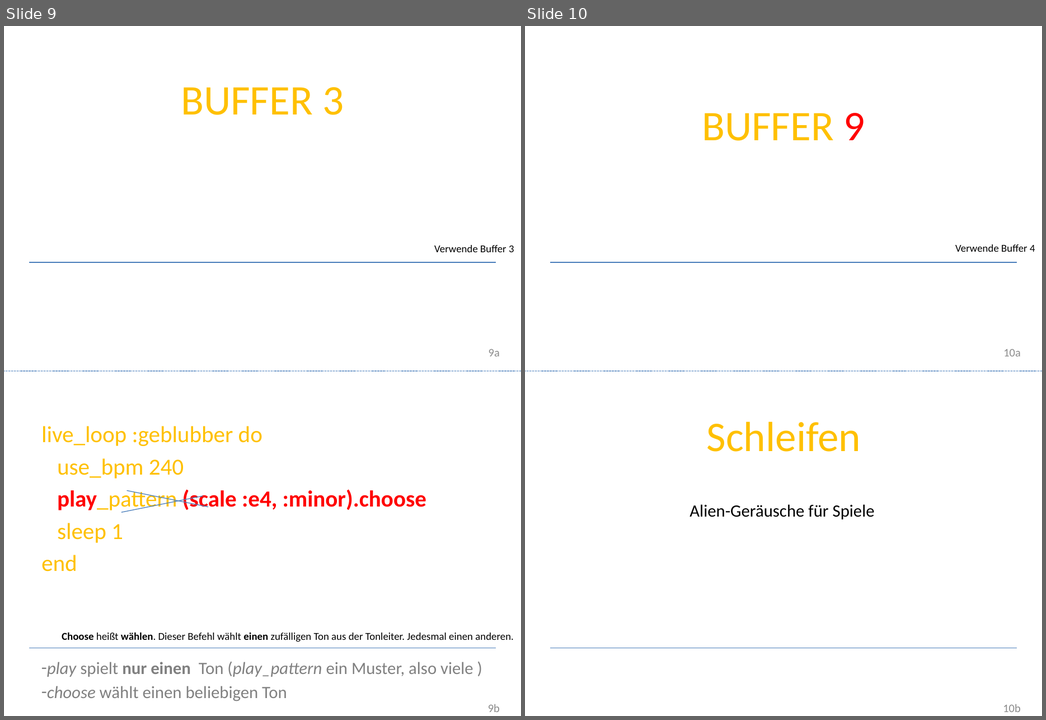
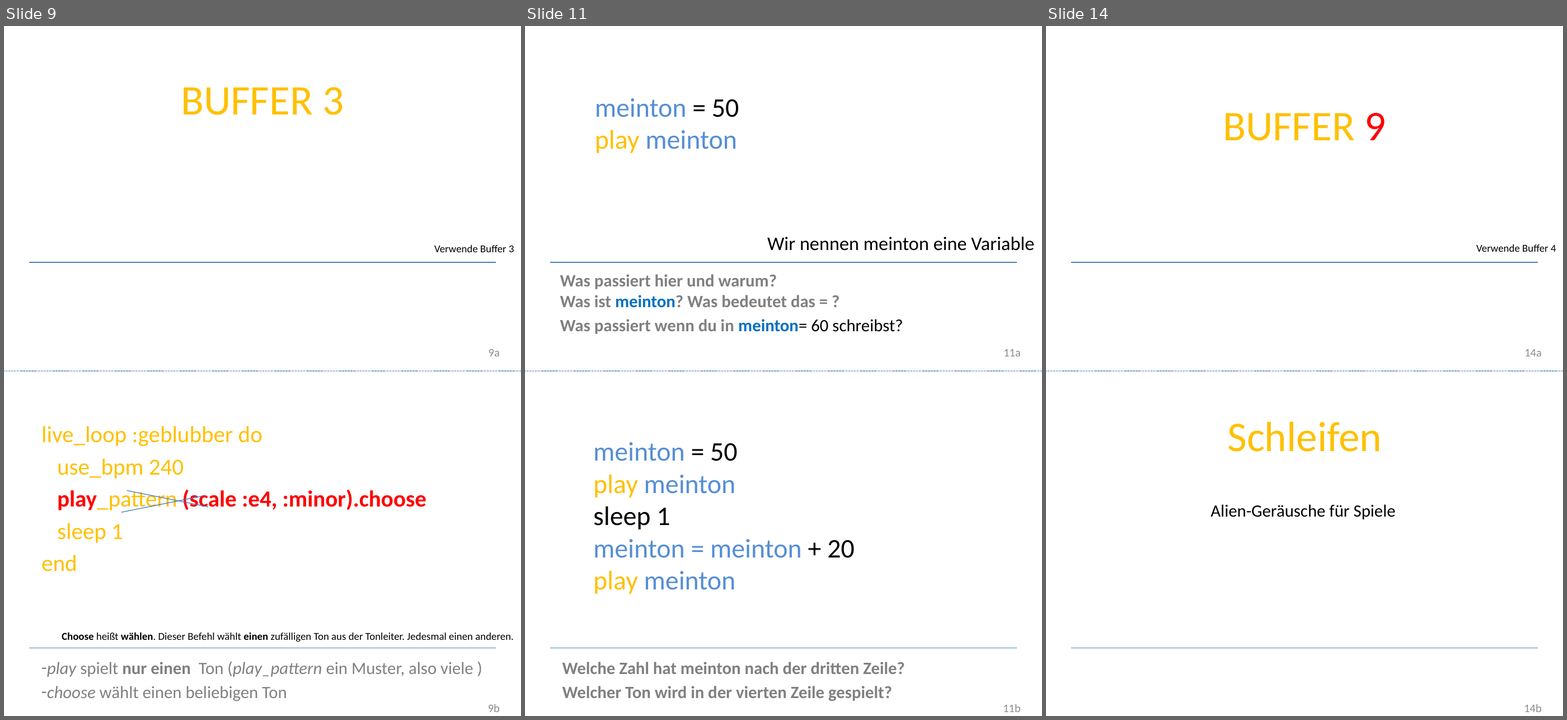
Before and after one commit to Devoxx4KidsDE/SonicPI, a slide deck: presentation/de/Sonic PI Workshop_de.pptx. Shown side by side, each under a label of ours: slides 9 and 10 before the commit, slides 9, 11 and 14 after it; the slides between them are not shown. The pictures are 1046x720 and 1567x720 pixels, drawn with LibreOffice and Linux fonts; fonts in the diff are those of the drawing; background and template pictures are left out. Boxes give left, top, right and bottom in pixels: in the first picture for what was removed or moved away, otherwise in the second. Text is boxed around its words. In the diff, an @@ line names an element or a change of style, - is before the commit and + after.

```diff
--- a/presentation/de/Sonic PI Workshop_de.pptx
+++ b/presentation/de/Sonic PI Workshop_de.pptx
@@ slide 11 added at <box>525,26,1042,716</box>, background #FFFFFF; not listed: 5 template elements that a slide beside it also shows @@
@@ text added at <box>595,98,739,153</box>, 28 pt, text #558ED5 @@
+meinton = 50
+play meinton
@@ text added at <box>767,237,1035,251</box>, 20 pt, text #000000 @@
+Wir nennen meinton eine Variable
@@ text added at <box>560,274,903,334</box>, 18 pt, text #808080, bold @@
+Was passiert hier und warum?
+Was ist meinton? Was bedeutet das = ?
+Was passiert wenn du in meinton= 60 schreibst?
@@ text added at <box>593,442,854,594</box>, 28 pt, text #558ED5 @@
+meinton = 50
+play meinton
+sleep 1
+meinton = meinton + 20
+play meinton
@@ text added at <box>563,662,905,701</box>, 18 pt, text #808080, bold @@
+Welche Zahl hat meinton nach der dritten Zeile?
+Welcher Ton wird in der vierten Zeile gespielt?
@@ what was slide 10 is now slide 14 @@
@@ page number at <box>1525,349,1542,356</box>: text changed @@
-10a
+14a
@@ page number at <box>1524,704,1542,712</box>: text changed @@
-10b
+14b
```
Also in this commit, not shown: 3 other slides added, 1 other file.
